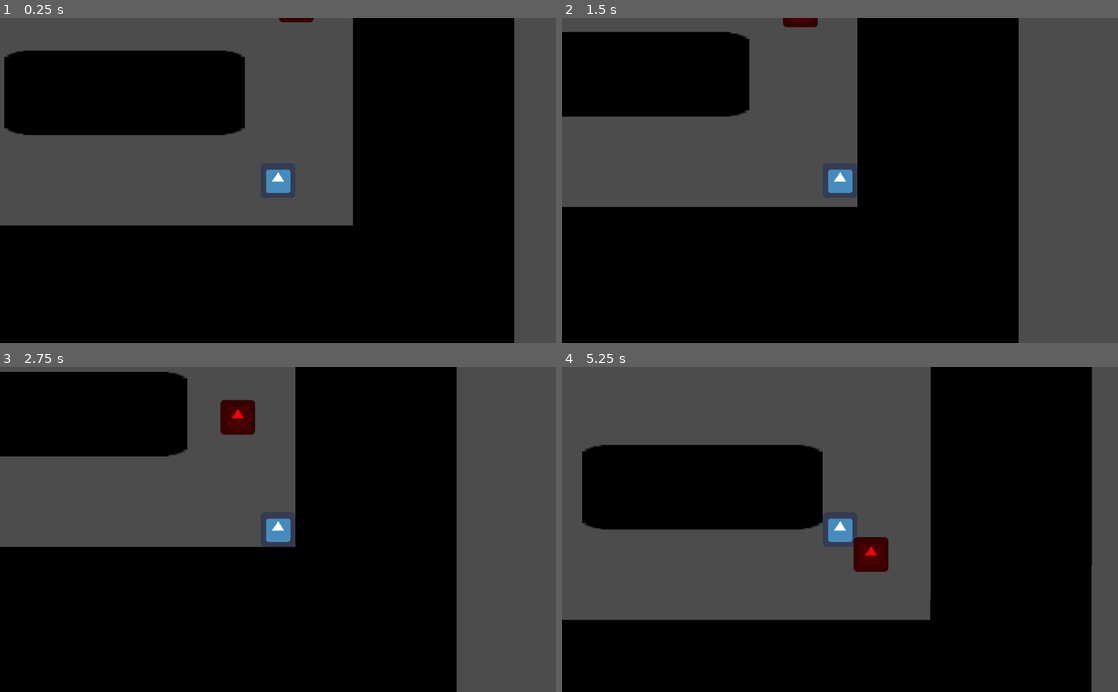
Above: before the commit, frames 1-4 (two rows, left to right).
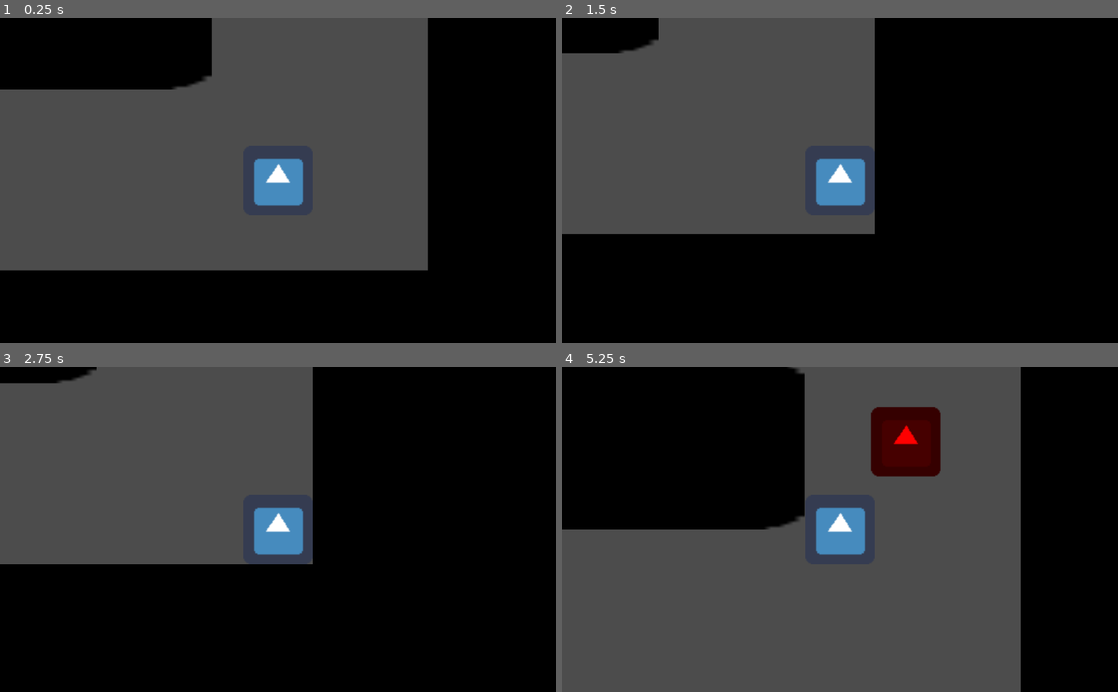
Above: after the commit, the same moments.

Repository: MeTuS12/blackthornJam
Game: Godot game, scene res://Main.tscn
The game is run twice, just before and just after one commit, with the same random seed, the same clock (stepped at 60 frames per second) and the same inputs. The engine's default icon, where the game draws it, is replaced by a stand-in: a white triangle on a blue panel in a dark square.
Inputs:
- Up to frame 1 (0.25 s): no input
- Up to frame 2 (1.5 s): tap Enter at 0.5 s; hold Right (ui_right) 0.53-1.28 s; hold Down (ui_down) from 1.28 s (still down)
- Up to frame 3 (2.75 s): release Down (ui_down) at 2.03 s; hold Right (ui_right) from 2.03 s (still down)
- Up to frame 4 (5.25 s): release Right (ui_right) at 2.78 s; hold Up (ui_up) 2.78-3.53 s; hold Left (ui_left) 3.53-5.03 s; hold Down (ui_down) from 5.03 s (still down)

The runs differ from the first frame. In frame 1, 39% of the frame differs, in the area x 0-100%, y 0-100%; in frame 2, 34%; in frame 3, 33%; in frame 4, 52%.

Commit message:
Pequeños detalles

Diff:
--- a/Nodes/Enemy.gd
+++ b/Nodes/Enemy.gd
@@ -8,7 +8,7 @@
 var motion = Vector2()
 var direction = Vector2()
 
-export var max_velocity = 100
+export var max_velocity = 50
 var current_max_velocity = 0
 
 export var run_bonus = 1.5
@@ -16,9 +16,9 @@
 export var acceleration = 2500
 export var deceleration = 3000
 
-export var delta_velocity = 3
+export var delta_velocity = 10
 
-export var wait_time = 1.0
+export var wait_time = 2.0
 export var target_min_distance = 50
 
 
--- a/Nodes/Player.tscn
+++ b/Nodes/Player.tscn
@@ -18,5 +18,6 @@
 
 [node name="Camera2D" type="Camera2D" parent="."]
 current = true
+zoom = Vector2( 0.5, 0.5 )
 
 [node name="PickUps" type="Node" parent="."]
--- a/project.godot
+++ b/project.godot
@@ -29,6 +29,10 @@
 config/name="BlackthornJam21"
 run/main_scene="res://Main.tscn"
 config/icon="res://icon.png"
+
+[display]
+
+window/size/fullscreen=true
 
 [input]
 
